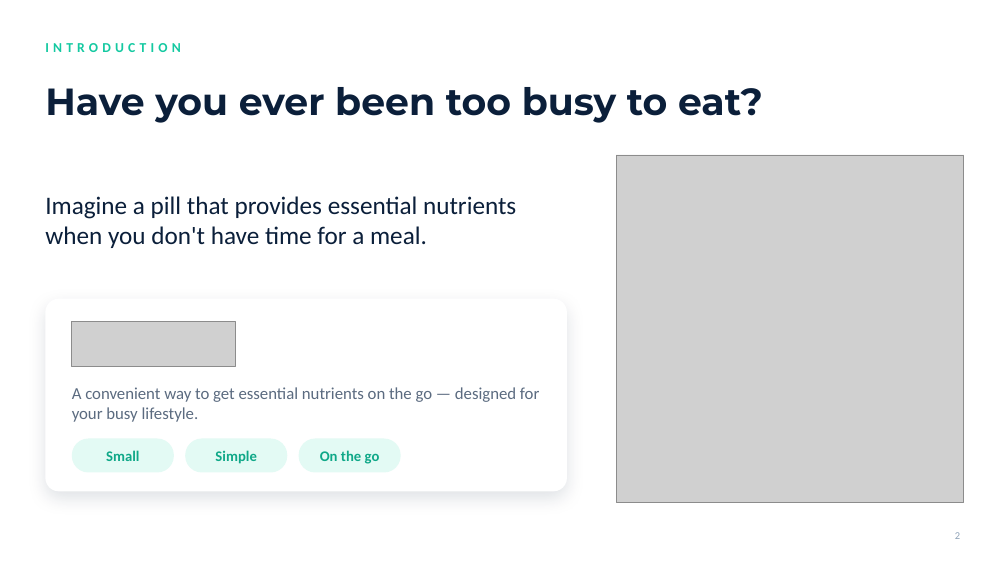
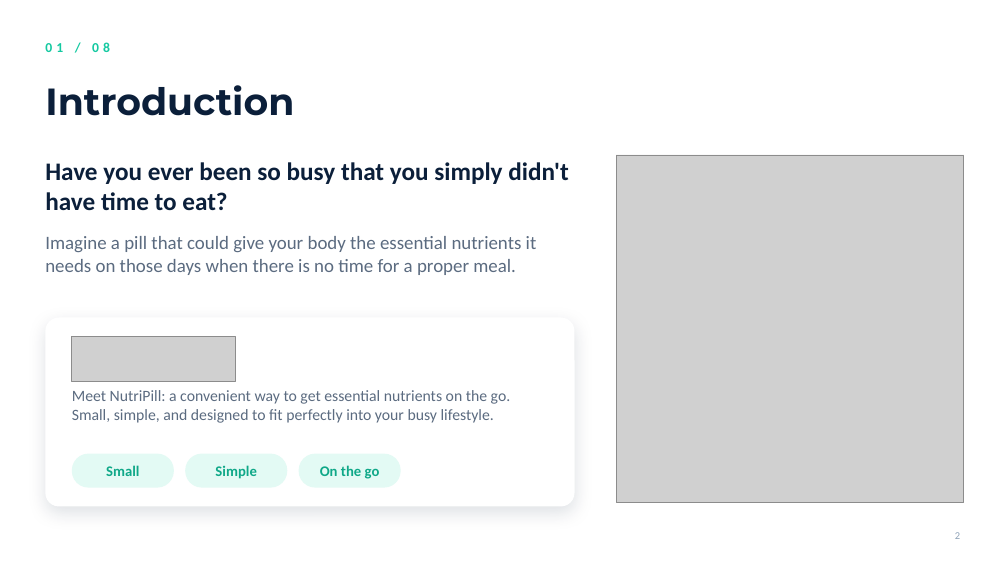
Before and after one commit to Johnporkthethird/english-presentaiton-, a slide deck: slide 2 of NutriPill.pptx. Drawn at 1008x567 pixels with LibreOffice and Linux fonts; fonts in the diff are those of the drawing; grey boxes stand for pictures; background and template pictures are left out. Boxes give left, top, right and bottom in pixels: in the first picture for what was removed or moved away, otherwise in the second. Text is boxed around its words. In the diff, an @@ line names an element or a change of style, - is before the commit and + after.

```diff
--- a/NutriPill.pptx
+++ b/NutriPill.pptx
@@ text at [45, 42, 110, 52]: text changed @@
-INTRODUCTION
+01 / 08
@@ title at [45, 85, 294, 116]: text changed @@
-Have you ever been too busy to eat?
+Introduction
@@ text at [45, 162, 569, 211]: text changed; bold on @@
-Imagine a pill that provides essential nutrients when you don't have time for a meal.
+Have you ever been so busy that you simply didn't have time to eat?
@@ text "Have you ever been so ..." at [45, 162, 569, 211]: vertical alignment middle to top @@
@@ text added at [45, 236, 537, 275], 18 pt, text #5B6B80 @@
+Imagine a pill that could give your body the essential nutrients it needs on those days when there is no time for a proper meal.
@@ rounded rectangle: place and size @@
-rounded rectangle at [45, 299, 567, 492]
+rounded rectangle at [45, 318, 575, 507]
@@ rounded rectangle at [45, 318, 575, 507]: proportions changed @@
@@ text "Meet NutriPill: a convenient way ..." at [72, 390, 511, 423]: vertical alignment middle to top @@
@@ text at [72, 390, 511, 423]: text changed; size 16 to 15 pt @@
-A convenient way to get essential nutrients on the go — designed for your busy lifestyle.
+Meet NutriPill: a convenient way to get essential nutrients on the go. Small, simple, and designed to fit perfectly into your busy lifestyle.
@@ 3 texts, 3 rounded rectangles, 1 picture: place and size @@
-3 texts, 3 rounded rectangles, 1 picture at [72, 321, 401, 473]
+3 texts, 3 rounded rectangles, 1 picture at [72, 337, 401, 488]
```
Also in this commit, not shown: 8 other slides changed, 1 slide removed, 3 other files.
